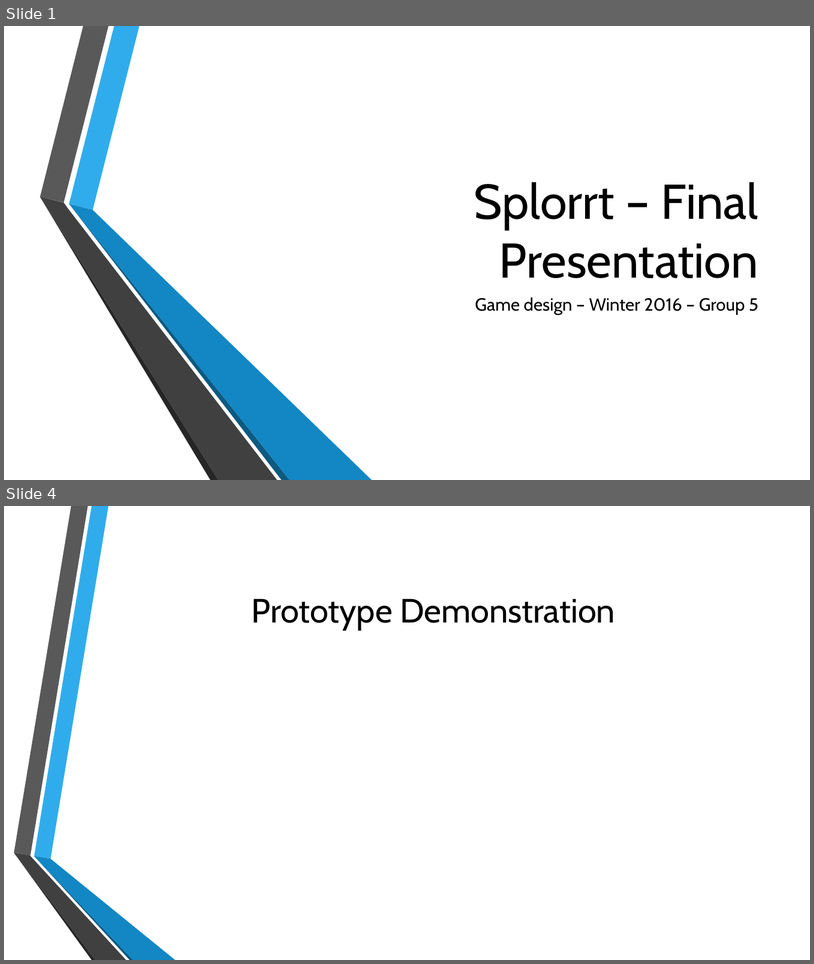
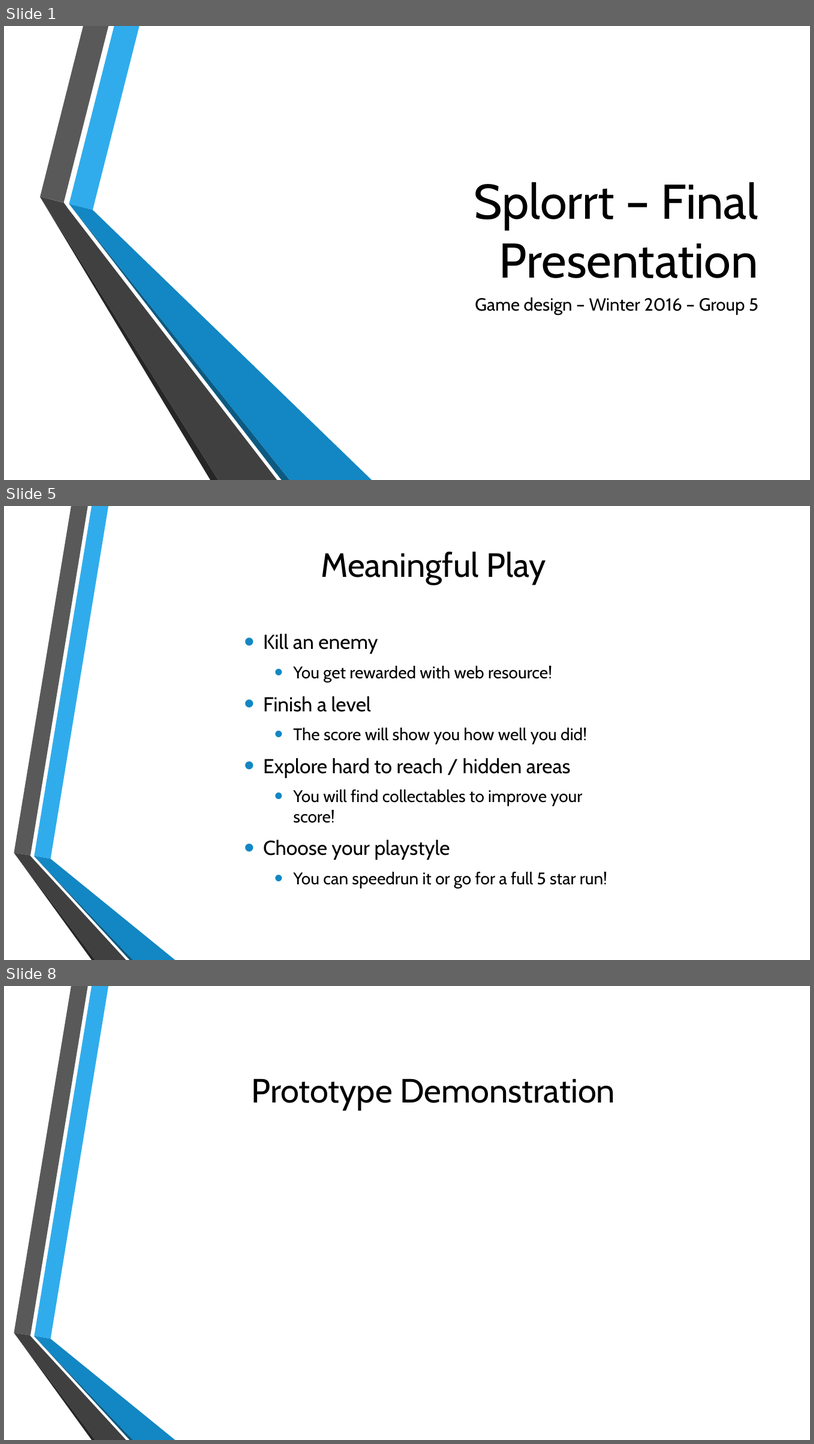
Before and after one commit to Arne2/GameDesign, a slide deck: Documents/Milestone4.pptx. Shown one above the other, each under a label of ours: slides 1 and 4 before the commit, slides 1, 5 and 8 after it; the slides between them are not shown. The pictures are 814x964 and 814x1444 pixels, drawn with LibreOffice and Linux fonts; fonts in the diff are those of the drawing; background and template pictures are left out. Boxes give left, top, right and bottom in pixels: in the first picture for what was removed or moved away, otherwise in the second. Text is boxed around its words. In the diff, an @@ line names an element or a change of style, - is before the commit and + after.

```diff
--- a/Documents/Milestone4.pptx
+++ b/Documents/Milestone4.pptx
@@ slide 5 added at (x1=4, y1=506, x2=810, y2=960), background picture (left out); not listed: 6 template elements that a slide beside it also shows @@
@@ title added at (x1=321, y1=552, x2=546, y2=585), 40 pt, text #000000 @@
+Meaningful Play
@@ text added at (x1=263, y1=633, x2=608, y2=888), 20 pt, text #000000 @@
+• Kill an enemy
+  • You get rewarded with web resource!
+• Finish a level
+  • The score will show you how well you did!
+• Explore hard to reach / hidden areas
+  • You will find collectables to improve your score!
+• Choose your playstyle
+  • You can speedrun it or go for a full 5 star run!
@@ what was slide 4 is now slide 8 @@
```
Also in this commit, not shown: 1 slide changed, 4 other slides added, 1 slide removed.
